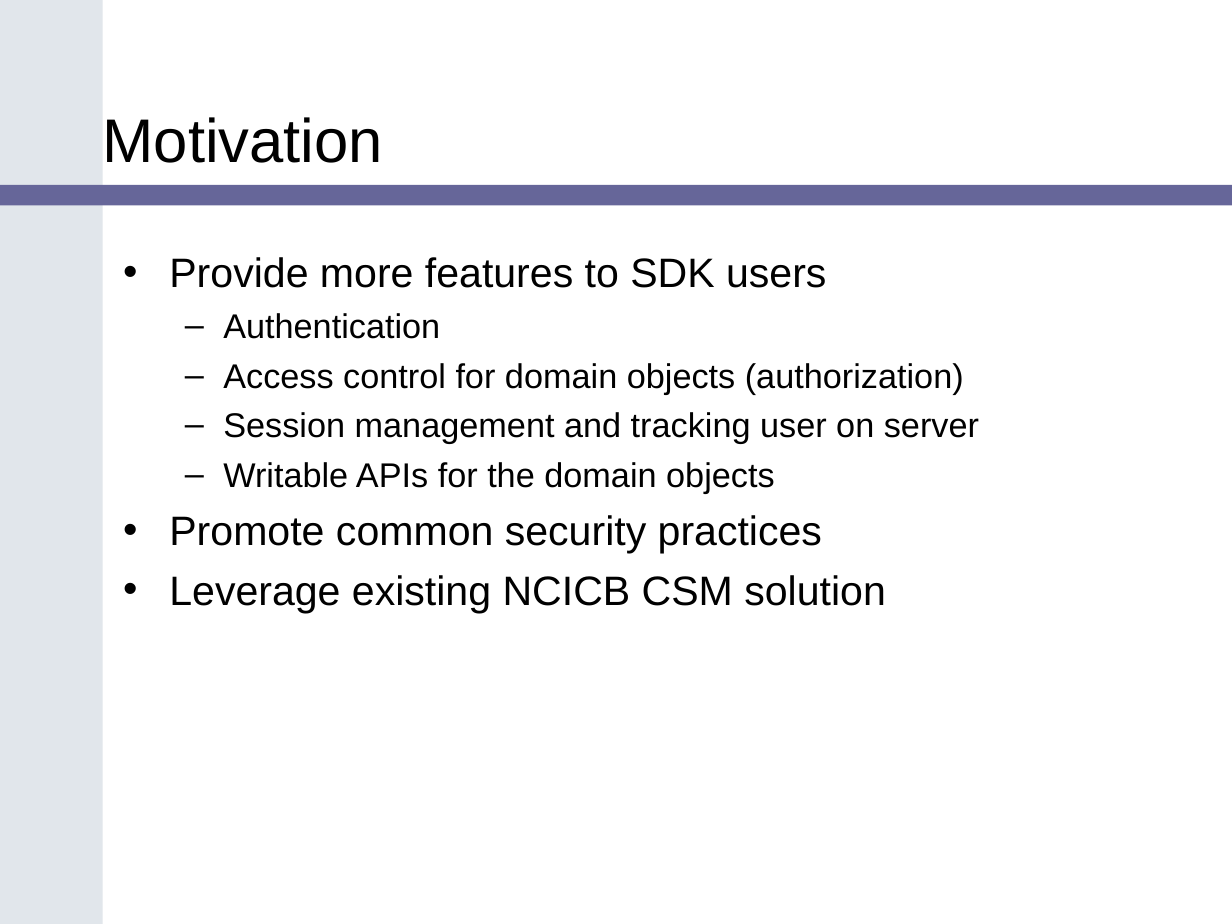
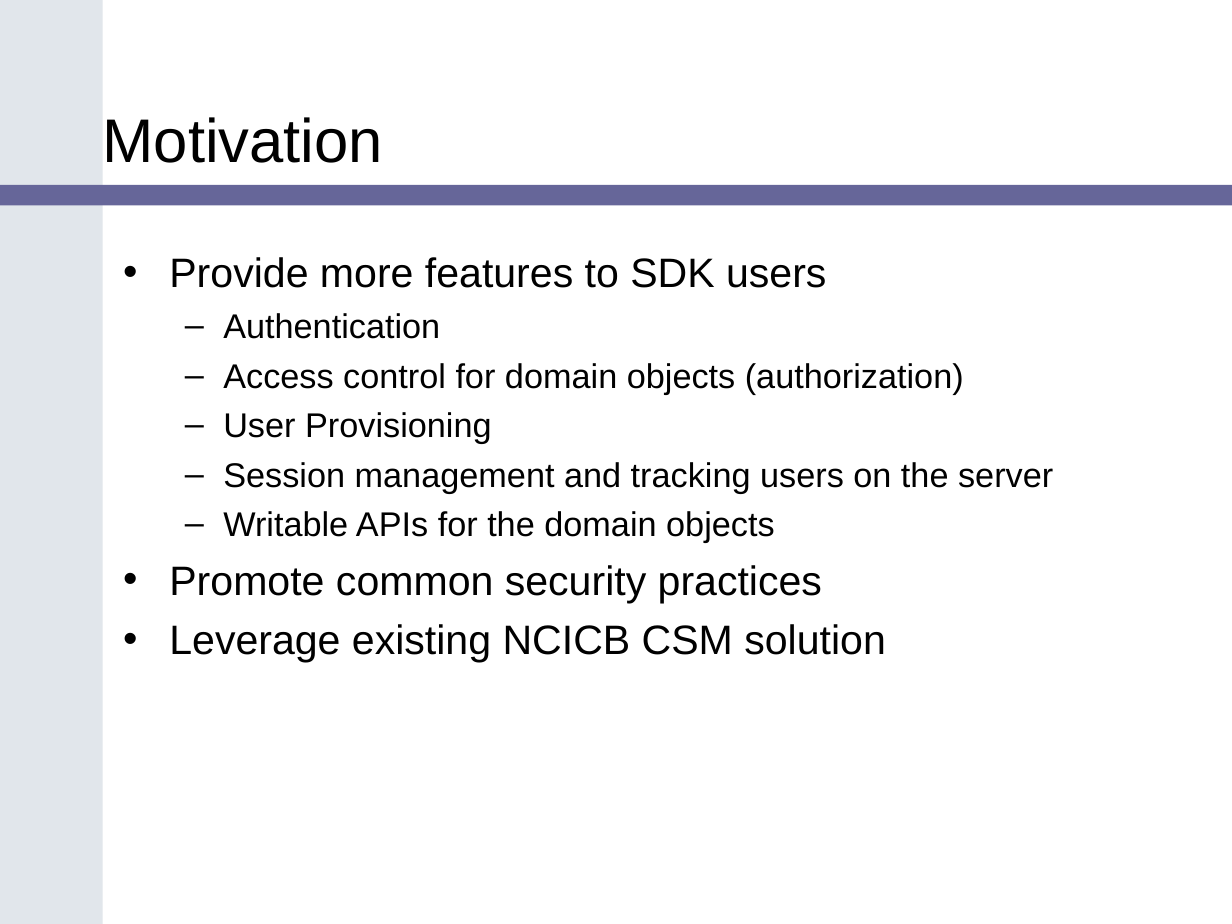
Before and after one commit to CBIIT/common-security-module-docs, a slide deck: slide 3 of Presentations/CSM-SDK_caBIG_v1.ppt. Drawn at 1232x924 pixels with LibreOffice and Linux fonts; fonts in the diff are those of the drawing; background and template pictures are left out. Boxes give left, top, right and bottom in pixels: in the first picture for what was removed or moved away, otherwise in the second. Text is boxed around its words. In the diff, an @@ line names an element or a change of style, - is before the commit and + after.

```diff
--- a/Presentations/CSM-SDK_caBIG_v1.ppt
+++ b/Presentations/CSM-SDK_caBIG_v1.ppt
@@ text at box(223, 412, 1053, 493): text changed @@
-  – Session management and tracking user on server
+  – User Provisioning
+  – Session management and tracking users on the server
```
Also in this commit, not shown: 3 other slides changed, 2 other files.
